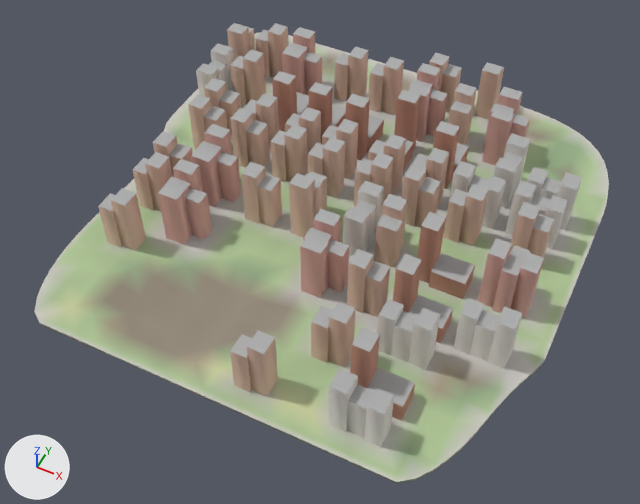
Two versions of the glTF model godot_project/remake/sky/islands/SKY-040.lod1.glb, one commit apart.
Camera for both pictures: a 50 mm lens placed at (142.0, -311.0, 346.0), pointed at (-5.0, -16.0, -23.0). Arrows for +X, +Y and +Z are at lower left; the lights stay in place. The first picture is the older version.

Objects in the first picture: 'buildings', 'deck', 'rock'.
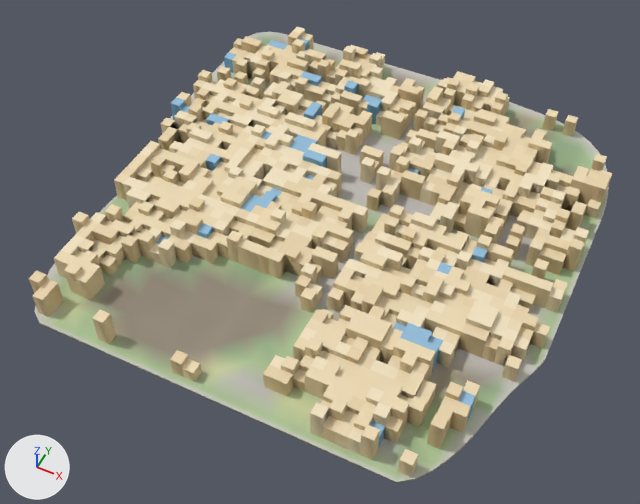
Changed parts and their boxes [x1, y1, x2, y2] in the pictures (640 x 504 px):
'warren_hull', added (beige): after [29, 27, 612, 477]
'buildings', deleted: before [98, 23, 582, 447]

Edits to the bpy script that builds the scene:
```text
Add me_warren_hull:
    me_warren_hull.from_pydata(...)  # 3496 vertices, 7370 faces; spans x -120.0..126.0, y -132.0..126.0, z 0.0..16.0
    me_warren_hull.materials.append(mat_sky_lod_bldg)
Remove ob_buildings:
    ob_buildings = bpy.data.objects.new('buildings', me_buildings)
    ob_buildings.location = (0.0, 0.0, 0.0)
Add ob_warren_hull:
    ob_warren_hull = bpy.data.objects.new('warren_hull', me_warren_hull)
    ob_warren_hull.location = (0.0, 0.0, 0.0)
```
